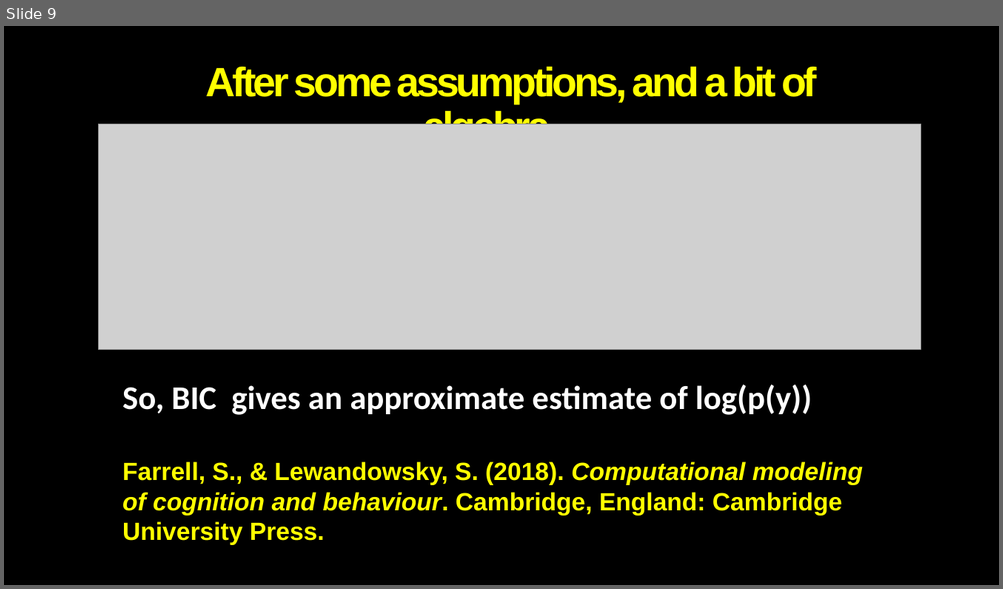
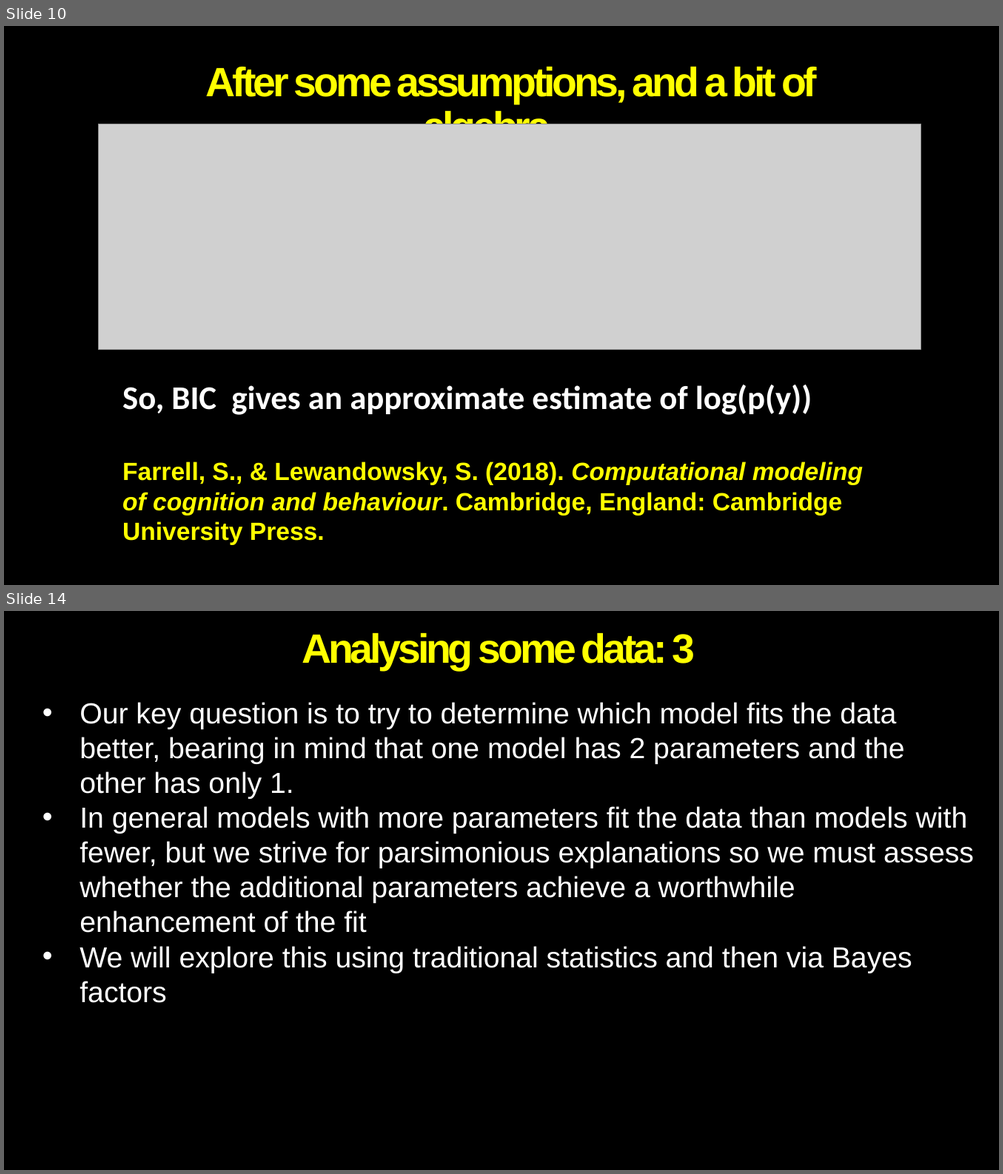
Before and after one commit to Alan-Pickering/Bayesian-data-analysis-teaching, a slide deck: Bayesian Data Analysis Part 2.pptx. Shown one above the other, each under a label of ours: slide 9 before the commit, slides 10 and 14 after it; the slides between them are not shown. The pictures are 1003x589 and 1003x1174 pixels, drawn with LibreOffice and Linux fonts; fonts in the diff are those of the drawing; grey boxes stand for pictures; background and template pictures are left out. Boxes give left, top, right and bottom in pixels: in the first picture for what was removed or moved away, otherwise in the second. Text is boxed around its words. In the diff, an @@ line names an element or a change of style, - is before the commit and + after.

```diff
--- a/Bayesian Data Analysis Part 2.pptx
+++ b/Bayesian Data Analysis Part 2.pptx
@@ slide 14 added at (4, 611, 999, 1170), background picture (left out) @@
@@ title added at (302, 632, 695, 670), 39.6 pt, text #FFFF00, bold @@
+Analysing some data: 3
@@ text added at (79, 702, 973, 1003), 28 pt, text #FFFFFF @@
+• Our key question is to try to determine which model fits the data better, bearing in mind that one model has 2 parameters and the other has only 1.
+• In general models with more parameters fit the data than models with fewer, but we strive for parsimonious explanations so we must assess whether the additional parameters achieve a worthwhile enhancement of the fit
+• We will explore this using traditional statistics and then via Bayes factors
@@ what was slide 9 is now slide 10 @@
```
Also in this commit, not shown: 9 slides changed, 1 other slide added.
